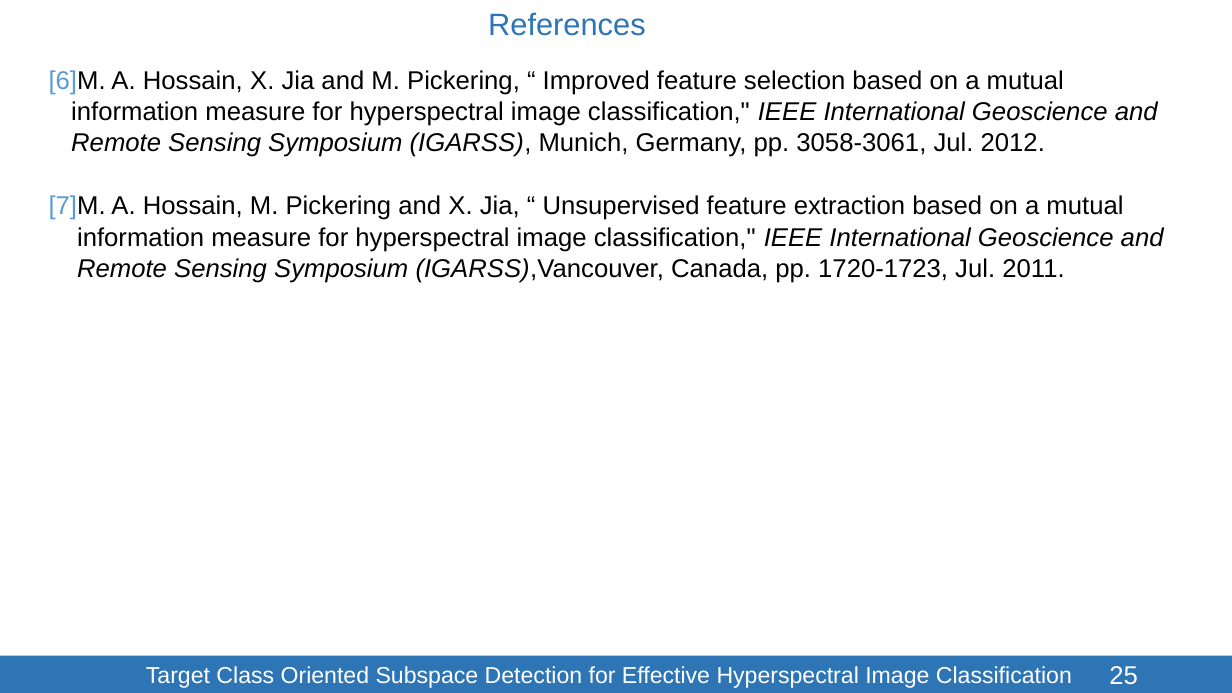
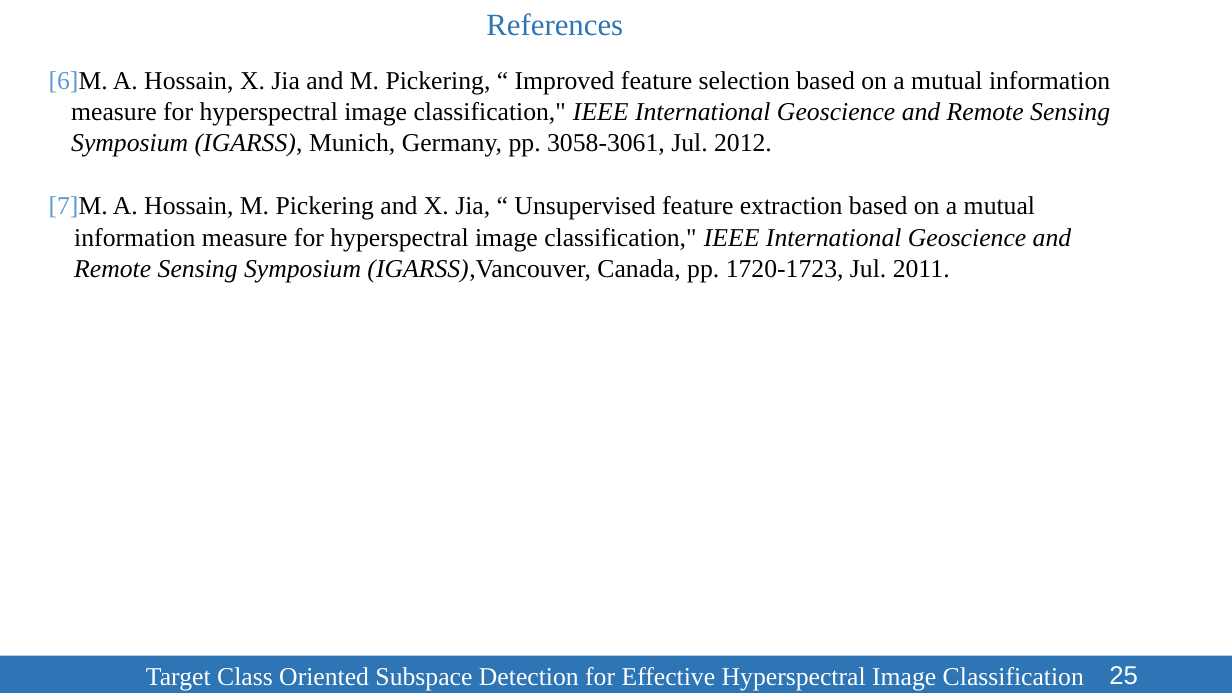
Before and after one commit to SleepyBrain/Remote-Sensing, a slide deck: slide 25 of Presentation/TCOSD-123086.pptx. Drawn at 1232x693 pixels with LibreOffice and Linux fonts; fonts in the diff are those of the drawing. Boxes give left, top, right and bottom in pixels: in the first picture for what was removed or moved away, otherwise in the second. Text is boxed around its words. In the diff, an @@ line names an element or a change of style, - is before the commit and + after.

```diff
--- a/Presentation/TCOSD-123086.pptx
+++ b/Presentation/TCOSD-123086.pptx
@@ text "References" at <box>486,13,623,36</box>: font Arial to Times New Roman @@
@@ text "[6]M. A. Hossain, X. Jia ..." at <box>49,71,1110,283</box>: font Arial to Times New Roman @@
@@ rectangle "Target Class Oriented Subspace Detection ..." at <box>0,656,1232,693</box>: size 18 to 20 pt, font Arial to Times New Roman @@
```
Also in this commit, not shown: 9 other slides changed, 8 other files.
